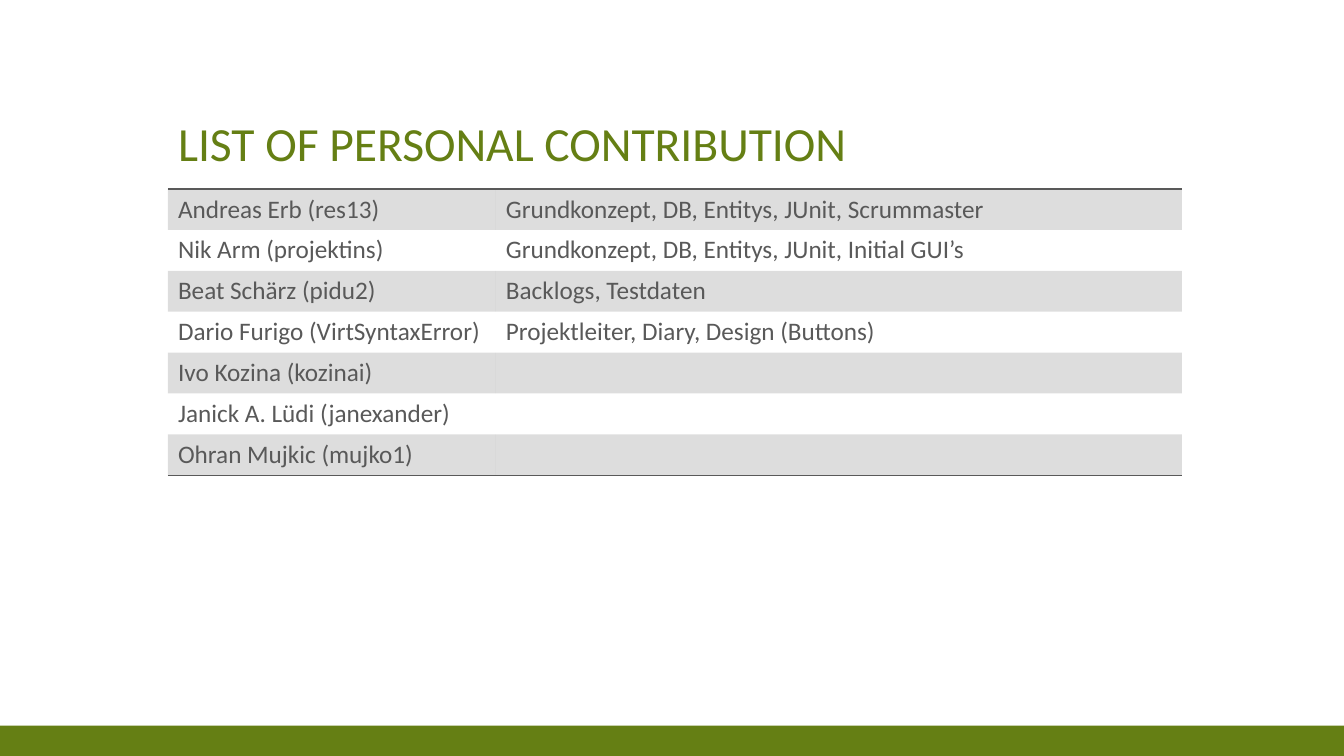
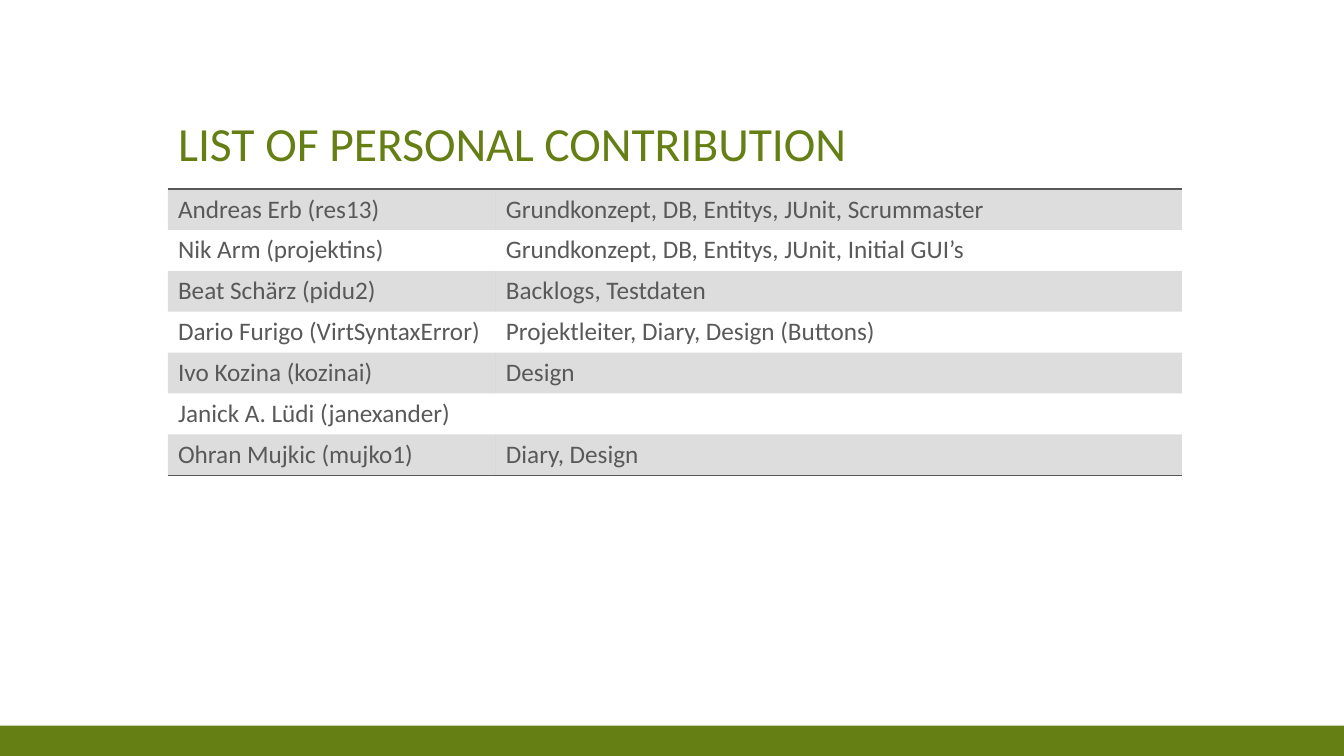
Before and after one commit to res13/ch.bfh.bti7081.s2018.white, a slide deck: slide 5 of doc/task09/FinalPresentation.pptx. Drawn at 1344x756 pixels with LibreOffice and Linux fonts; fonts in the diff are those of the drawing. Boxes give left, top, right and bottom in pixels: in the first picture for what was removed or moved away, otherwise in the second. Text is boxed around its words. In the diff, an @@ line names an element or a change of style, - is before the commit and + after.

Commit message:
Update Presentation tasks

```diff
--- a/doc/task09/FinalPresentation.pptx
+++ b/doc/task09/FinalPresentation.pptx
@@ table at [168, 190, 1183, 475] @@
-row 5, column 2: 
+row 5, column 2: Design
-row 7, column 2: 
+row 7, column 2: Diary, Design
```
